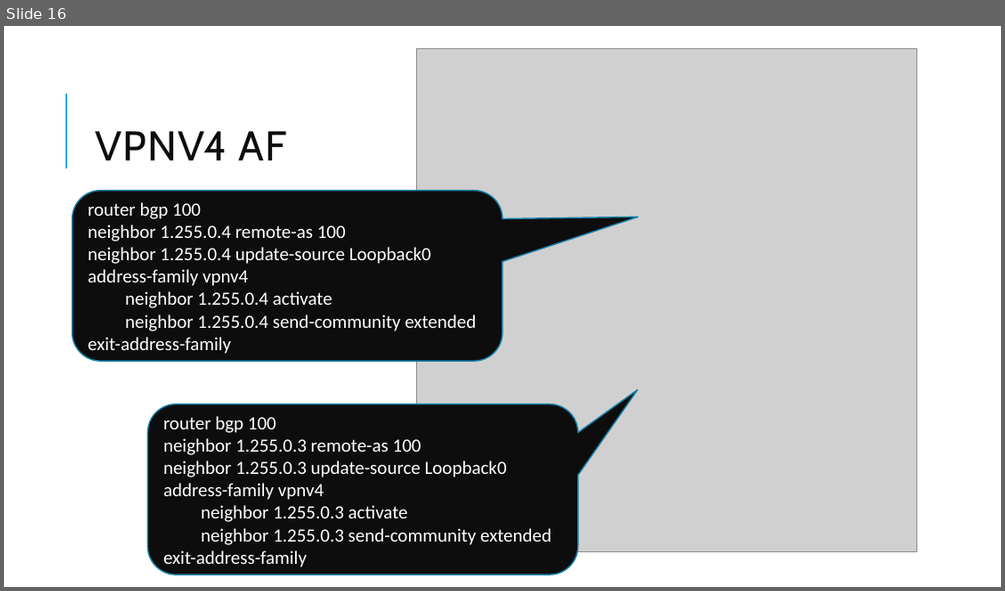
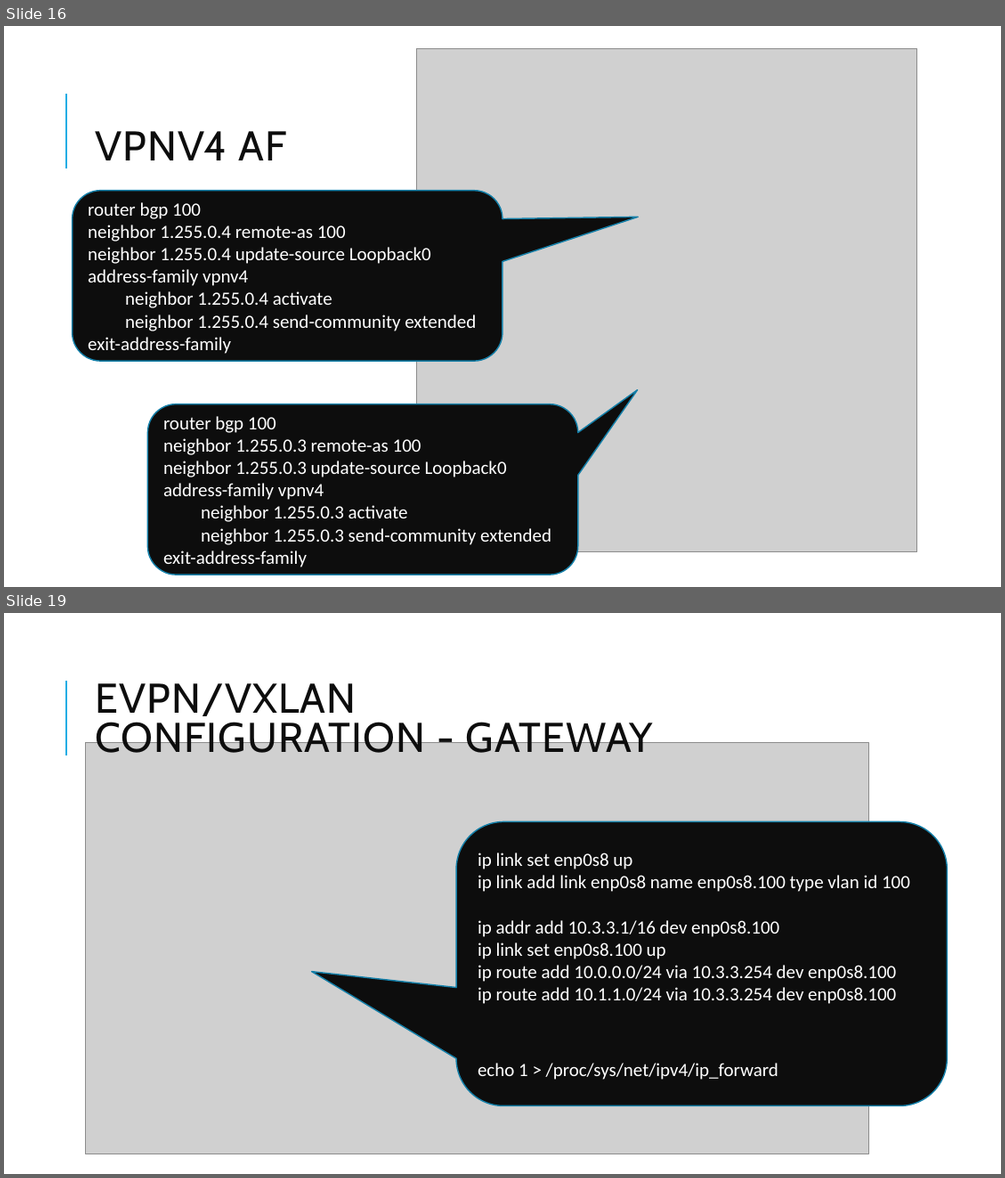
Before and after one commit to BSc-MSc-Projects/NSD-VPNs, a slide deck: NSD presentation_GIAN.pptx. Shown one above the other, each under a label of ours: slide 16 before the commit, slides 16 and 19 after it; the slides between them are not shown. The pictures are 1005x591 and 1005x1178 pixels, drawn with LibreOffice and Linux fonts; fonts in the diff are those of the drawing; grey boxes stand for pictures. Boxes give left, top, right and bottom in pixels: in the first picture for what was removed or moved away, otherwise in the second. Text is boxed around its words. In the diff, an @@ line names an element or a change of style, - is before the commit and + after.

```diff
--- a/NSD presentation_GIAN.pptx
+++ b/NSD presentation_GIAN.pptx
@@ slide 19 added at (4,613,1001,1174), background #FFFFFF; not listed: 1 template element that a slide beside it also shows @@
@@ text added at (95,683,654,753), 40 pt, text #0D0D0D @@
+EVPN/VXLAN CONFIGURATION - GATEWAY
@@ picture added at (86,742,868,1153) @@
@@ rounded speech box added at (456,821,947,1106), fill #0D0D0D, outline #1580A9 1.25 pt, 18 pt, text #FFFFFF @@
+ip link set enp0s8 up
+ip link add link enp0s8 name enp0s8.100 type vlan id 100
+ip addr add 10.3.3.1/16 dev enp0s8.100
+ip link set enp0s8.100 up
+ip route add 10.0.0.0/24 via 10.3.3.254 dev enp0s8.100
+ip route add 10.1.1.0/24 via 10.3.3.254 dev enp0s8.100
+echo 1 > /proc/sys/net/ipv4/ip_forward
```
Also in this commit, not shown: 18 other slides added.
